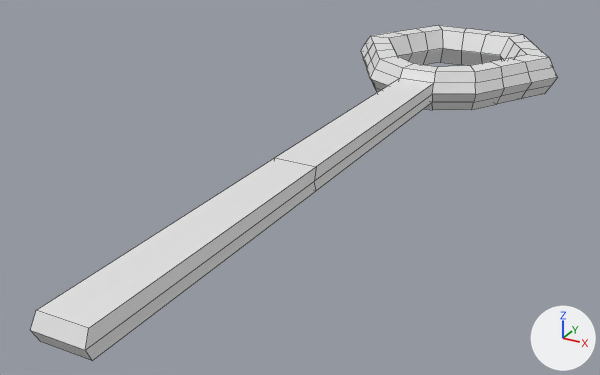
Before and after pictures for a commit that changed the Blender file Obj_Key_Normal_A.blend.
The view is the same before and after, from a 50 mm camera at (3.13, -9.58, 2.69) aimed at (-0.34, -3.26, -0.47). Lighting does not change. The marker at lower right points along +X, +Y and +Z. The picture after the commit comes second. Mesh edges are drawn as thin lines.
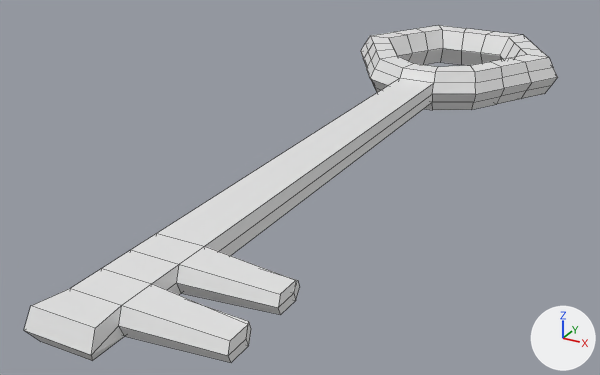
Changed parts and their boxes (x1, y1, x2, y2) in the pictures (600 x 375 px):
'Torus', reshaped: before (31, 25, 558, 361); after (24, 25, 558, 363)
part 1 of me_torus, built on: before (31, 155, 320, 361); after (24, 155, 320, 363)

The change, as a diff of the scene's bpy script:
```diff
--- a/Obj_Key_Normal_A.blend.py
+++ b/Obj_Key_Normal_A.blend.py
@@ me_torus @@
 # used by ob_torus; location = (0.0, 0.0, 0.0)
-me_torus.from_pydata(...)  # 156 vertices, 156 faces; spans x -1.25..1.25, y -6.75..1.08, z -0.22..0.22
+me_torus.from_pydata(...)  # 194 vertices, 194 faces; spans x -1.25..1.25, y -6.76..1.08, z -0.22..0.22
+# me_torus part 1
+# 1 vertex is removed from x 0.2, y -3.98, z -0.11
+# 8 faces are deleted
+# 5 vertices in x -0.2..0.21, y -4.03..-3.98, z -0.11..0.11 move by (0.0, -1.59, 0.0)
+# 4 vertices move from x -0.2..0.21, y -6.75..-6.7, z 0.0..0.11 to x -0.25..0.26, y -6.76..-6.69, z -0.01..0.12
+# 39 vertices are added at x -0.2..0.94, y -6.47..-5.53, z -0.11..0.11
+# 46 new faces join them
```
